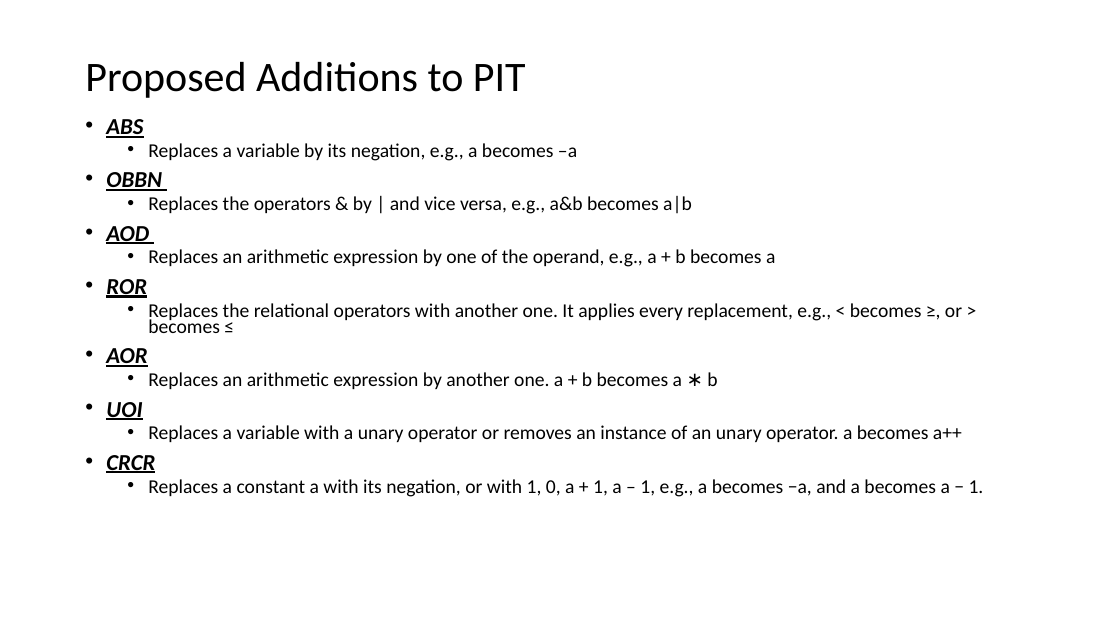
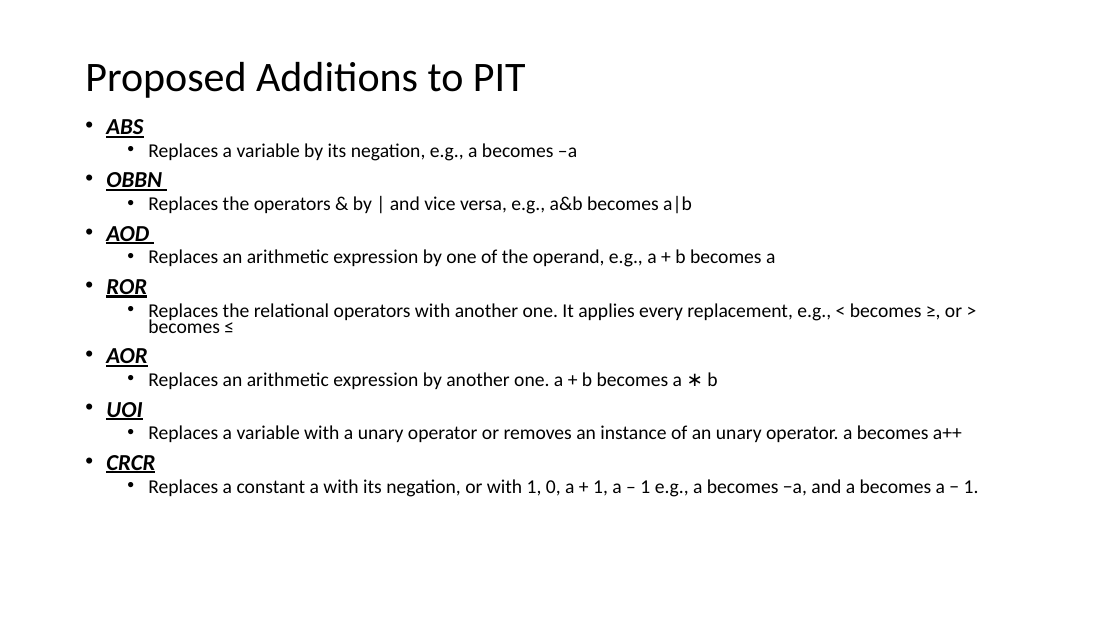
Before and after one commit to matthewbachelder/cs6367, a slide deck: slide 3 of Midterm_Presentation.pptx. Drawn at 1120x630 pixels with LibreOffice and Linux fonts; fonts in the diff are those of the drawing. Boxes give left, top, right and bottom in pixels: in the first picture for what was removed or moved away, otherwise in the second. Text is boxed around its words. In the diff, an @@ line names an element or a change of style, - is before the commit and + after.

```diff
--- a/Midterm_Presentation.pptx
+++ b/Midterm_Presentation.pptx
@@ text at [148,479,979,497]: text changed @@
-  • Replaces a constant a with its negation, or with 1, 0, a + 1, a – 1, e.g., a becomes −a, and a becomes a − 1.
+  • Replaces a constant a with its negation, or with 1, 0, a + 1, a – 1 e.g., a becomes −a, and a becomes a − 1.
```
Also in this commit, not shown: 3 other slides changed, 1 slide added.
